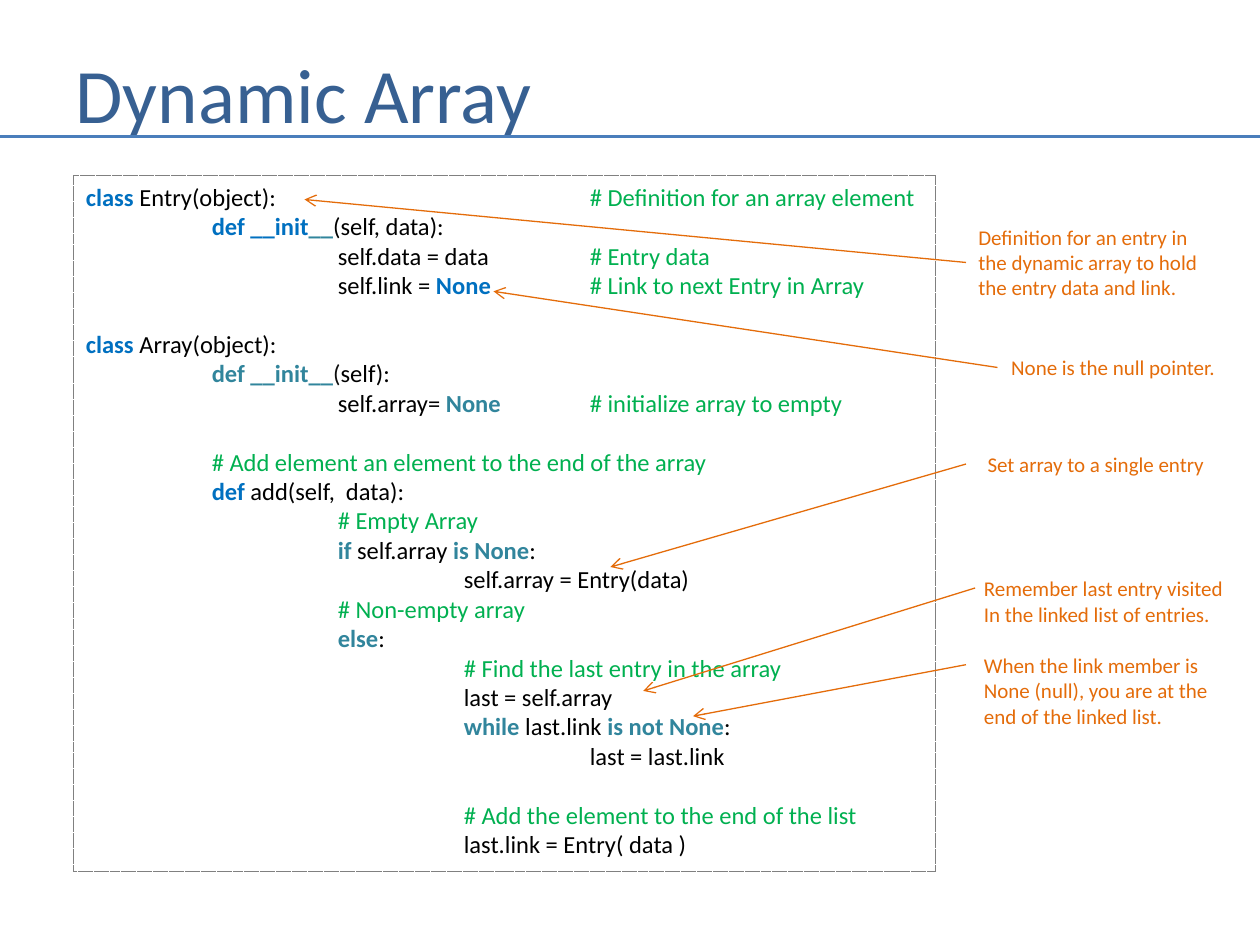
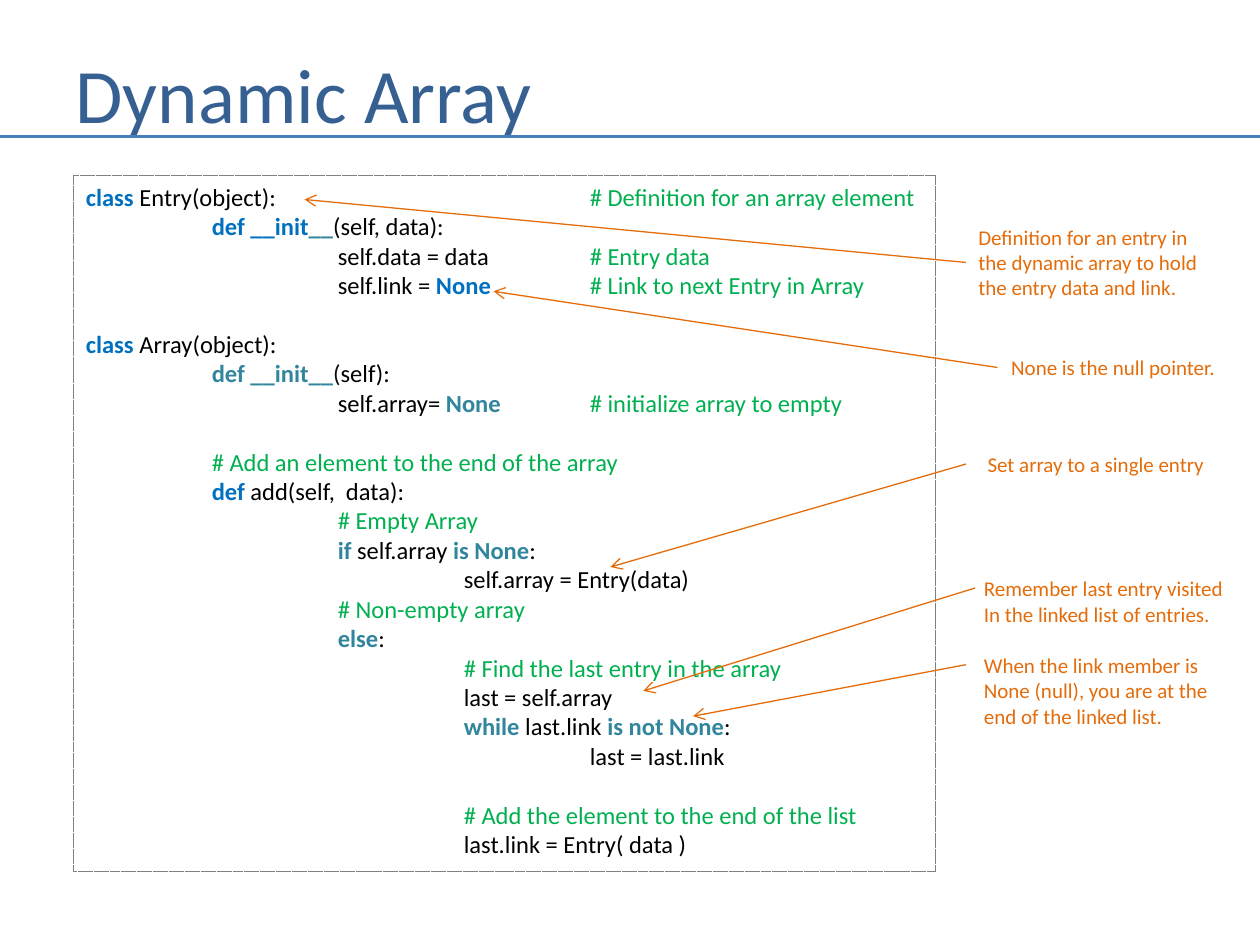
Before and after one commit to andrewferlitsch/Training, a slide deck: slide 12 of CSTraining/Fundamentals/Whiteboarding.pptx. Drawn at 1260x945 pixels with LibreOffice and Linux fonts; fonts in the diff are those of the drawing. Boxes give left, top, right and bottom in pixels: in the first picture for what was removed or moved away, otherwise in the second. Text is boxed around its words. In the diff, an @@ line names an element or a change of style, - is before the commit and + after.

Commit message:
typo updates

```diff
--- a/CSTraining/Fundamentals/Whiteboarding.pptx
+++ b/CSTraining/Fundamentals/Whiteboarding.pptx
@@ text in rectangle at [230, 454, 618, 475]: text changed @@
-# Add element an element to the end of the array
+# Add an element to the end of the array
```
Also in this commit, not shown: 6 other slides changed.
